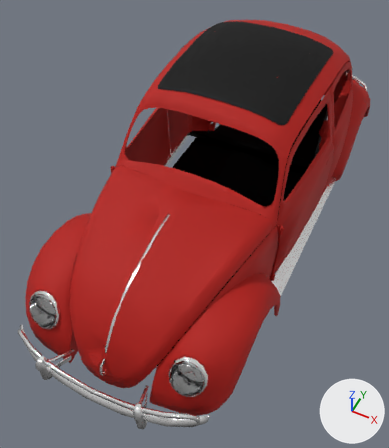
Two versions of the Blender file blend/vehicle.blend, one commit apart.
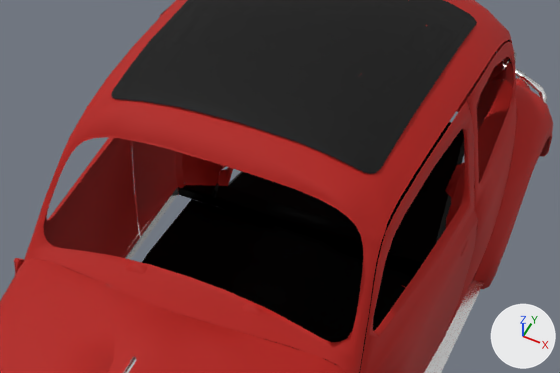
There are two pictures of each version: one whole from a 50 mm camera at (0.66, -1.63, 1.84) aimed at (-0.03, -0.25, 0.11), one close up on the part from 27% to 96% of the width and 9% to 49% of the height. Lighting does not change. The marker at lower right points along +X, +Y and +Z. The last two pictures show the newer version.
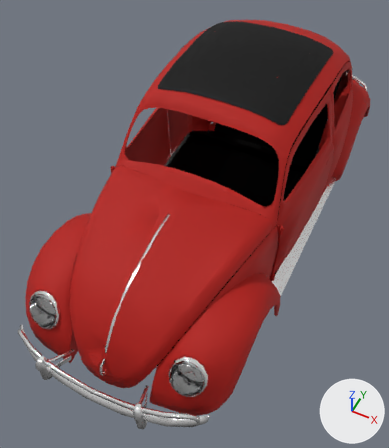
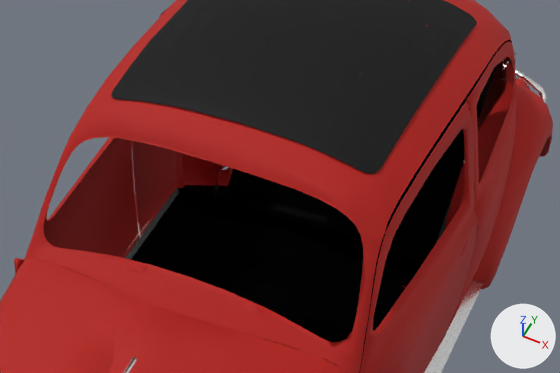
What differs and where, as boxes [x1, y1, x2, y2] in the close-ups (560 x 373 px):
part 1 of me_cube_002, built on
    before: [142, 199, 417, 373]
    after: [131, 55, 497, 373]

The change in detail:
me_cube_002 is used by ob_cube_001; location (0.394, 0.024, 0.013); rotation (0.0, 0.144, 0.0), in degrees (0, 8.3, 0); scale (-1.0, 1.0, 1.0).
me_cube_002 had 8521 vertices, 11328 faces, 4 loose edges and spanned x -0.04..0.86, y -1.14..1.19, z -0.14..0.64.
me_cube_002 now has 8532 vertices, 11333 faces, 4 loose edges and spans x -0.04..0.86, y -1.14..1.19, z -0.14..0.64.
Part 1, on me_cube_002:
1 vertex is removed from x 0.74, y 0.39, z -0.13.
7 faces are deleted.
3 vertices in x 0.04..0.08, y -0.38..0.39, z -0.03..-0.02 move by (-0.05, 0.0, 0.02).
4 vertices move from x 0.06..0.74, y -0.38..0.14, z -0.12..-0.02 to x 0.01..0.79, y -0.38..0.14, z -0.12..-0.01.
12 vertices are added at x 0.14..0.79, y -0.53..0.88, z -0.13..0.34.
6 new faces join them, mat_vm_chassis_max1 (black #000000).
6 new faces join them, mat_vm_carpaint_trim_chrome_max1 (white #ffffff).
